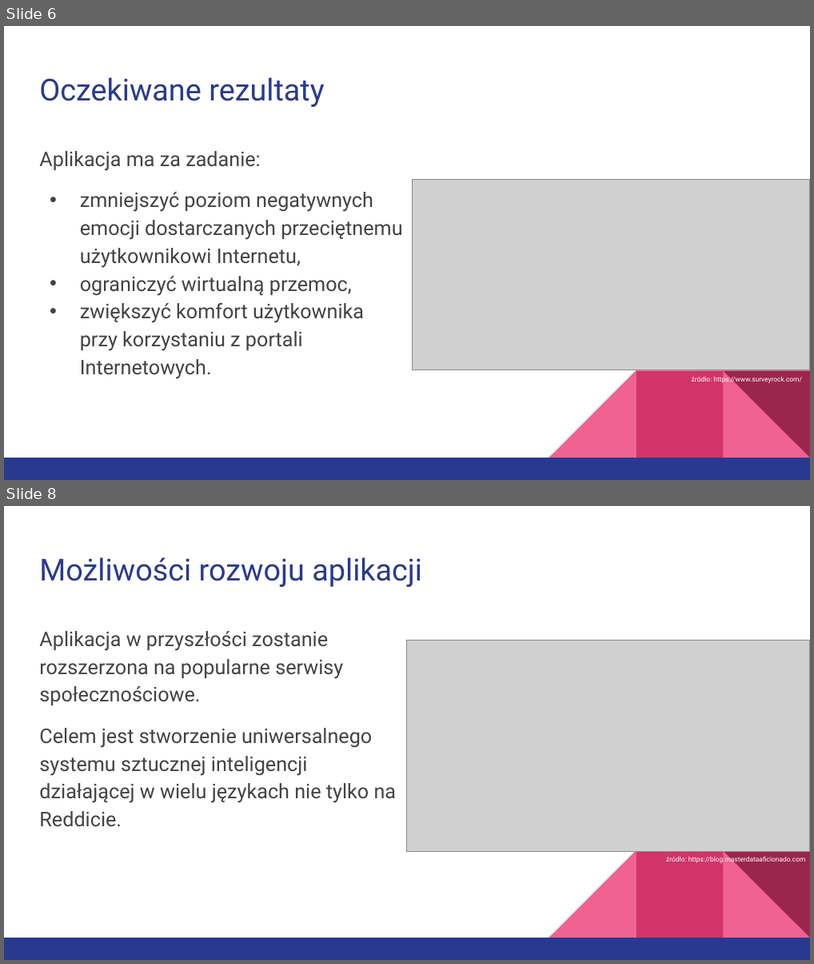
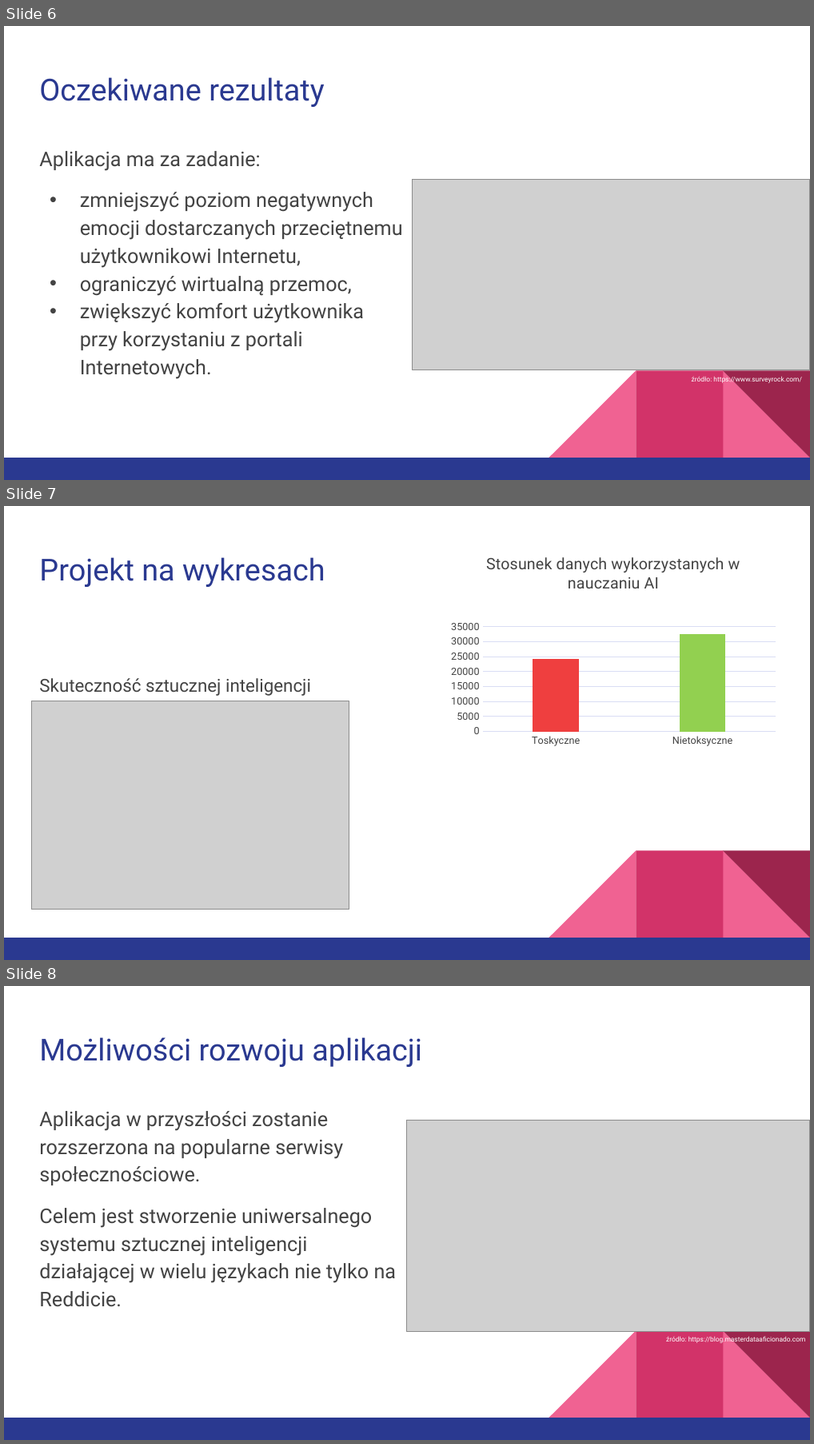
Before and after one commit to Jakub-S-K/beHappy-Ai4Youth, a slide deck: beHappy po Polsku.pptx. Shown one above the other, each under a label of ours: slides 6 and 8 before the commit, slides 6, 7 and 8 after it; the slides between them are not shown. The pictures are 814x964 and 814x1444 pixels, drawn with LibreOffice and Linux fonts; fonts in the diff are those of the drawing; grey boxes stand for pictures. Boxes give left, top, right and bottom in pixels: in the first picture for what was removed or moved away, otherwise in the second. Text is boxed around its words. In the diff, an @@ line names an element or a change of style, - is before the commit and + after.

Commit message:
added new slide

```diff
--- a/beHappy po Polsku.pptx
+++ b/beHappy po Polsku.pptx
@@ slide 7 added at (4, 506, 810, 960), background #FFFFFF; not listed: 5 template elements that a slide beside it also shows @@
@@ column chart added at (444, 542, 783, 750) @@
+title "Stosunek danych wykorzystanych w nauczaniu AI  "
+categories: Toskyczne, Nietoksyczne
+Series 1: 24000, 33000
@@ title added at (39, 557, 326, 587), 27 pt, text #2A3990 @@
+Projekt na wykresach
@@ text added at (39, 678, 311, 696), 16 pt, text #434343 @@
+Skuteczność sztucznej inteligencji
@@ picture added at (31, 700, 349, 908) @@
```
Also in this commit, not shown: 1 slide removed.
